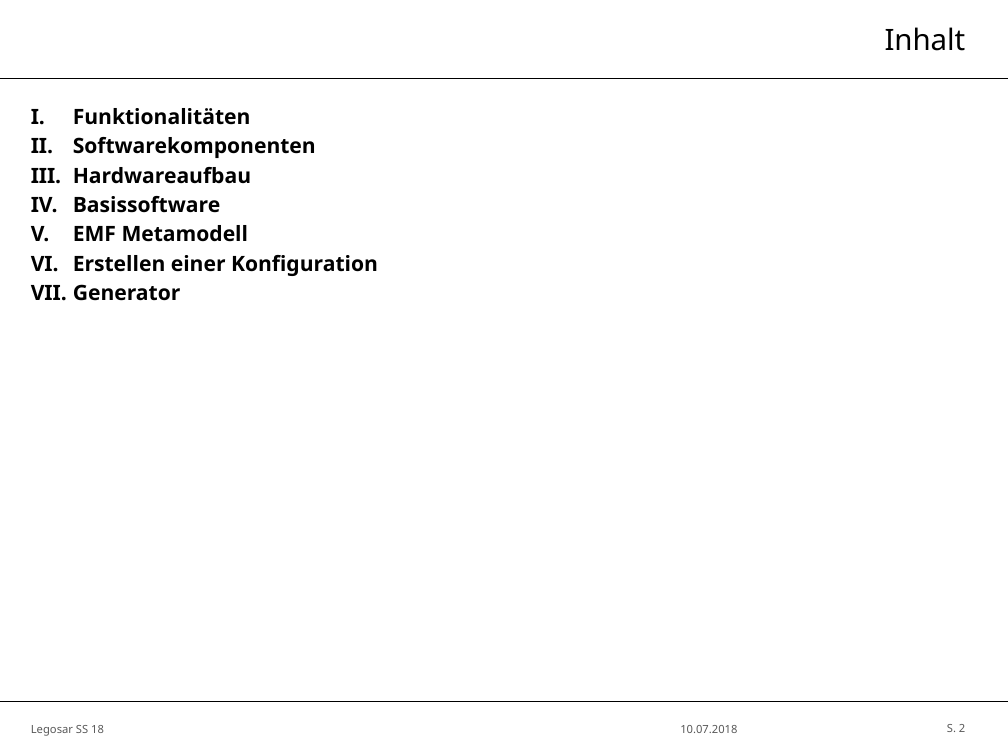
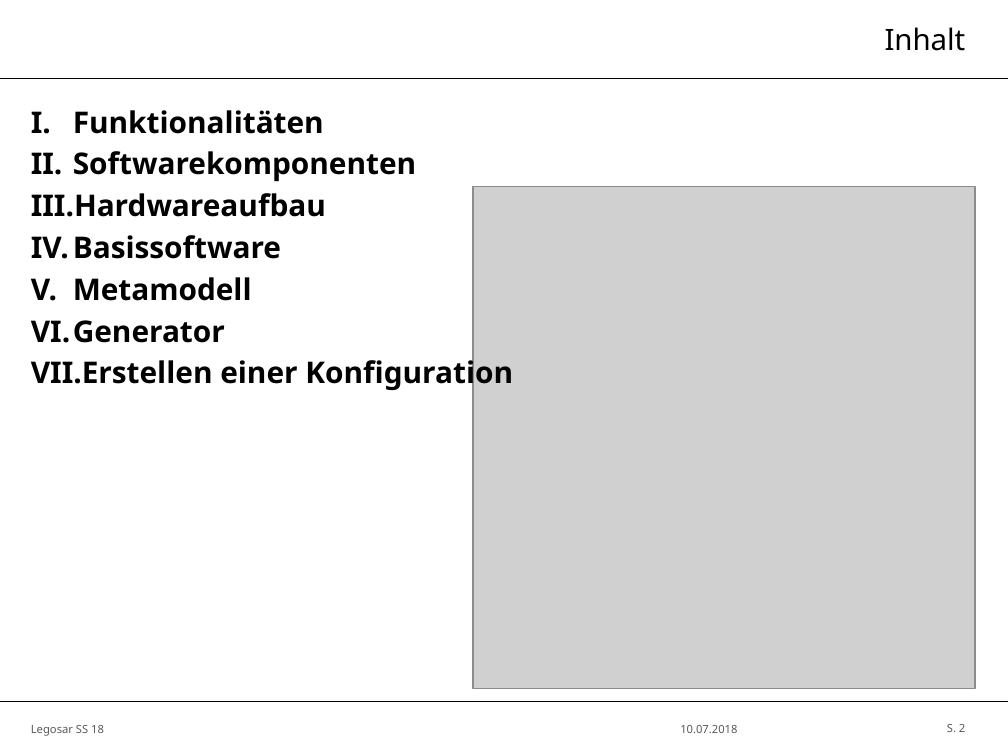
Before and after one commit to SimH1993/OTHR_AUTOSARSS18, a slide deck: slide 2 of Präsentation/Legosar_Master.pptx. Drawn at 1008x756 pixels with LibreOffice and Linux fonts; fonts in the diff are those of the drawing; grey boxes stand for pictures; background and template pictures are left out. Boxes give left, top, right and bottom in pixels: in the first picture for what was removed or moved away, otherwise in the second. Text is boxed around its words. In the diff, an @@ line names an element or a change of style, - is before the commit and + after.

Commit message:
Updated the presentation

```diff
--- a/Präsentation/Legosar_Master.pptx
+++ b/Präsentation/Legosar_Master.pptx
@@ text at [31,110,513,392]: size 11.2 to 16 pt in "Funktionalitäten", "Softwarekomponenten", "Hardwareaufbau", "Basissoftware" and 1 more places @@
@@ picture added at [473,187,976,689] @@
@@ text at [31,277,252,343]: text changed; size 11.2 to 16 pt @@
-V. EMF Metamodell
+V. Metamodell
+VI. Generator
@@ text at [73,284,181,301]: paragraph removed @@
-VII. Generator
```
Also in this commit, not shown: 7 other slides changed.
